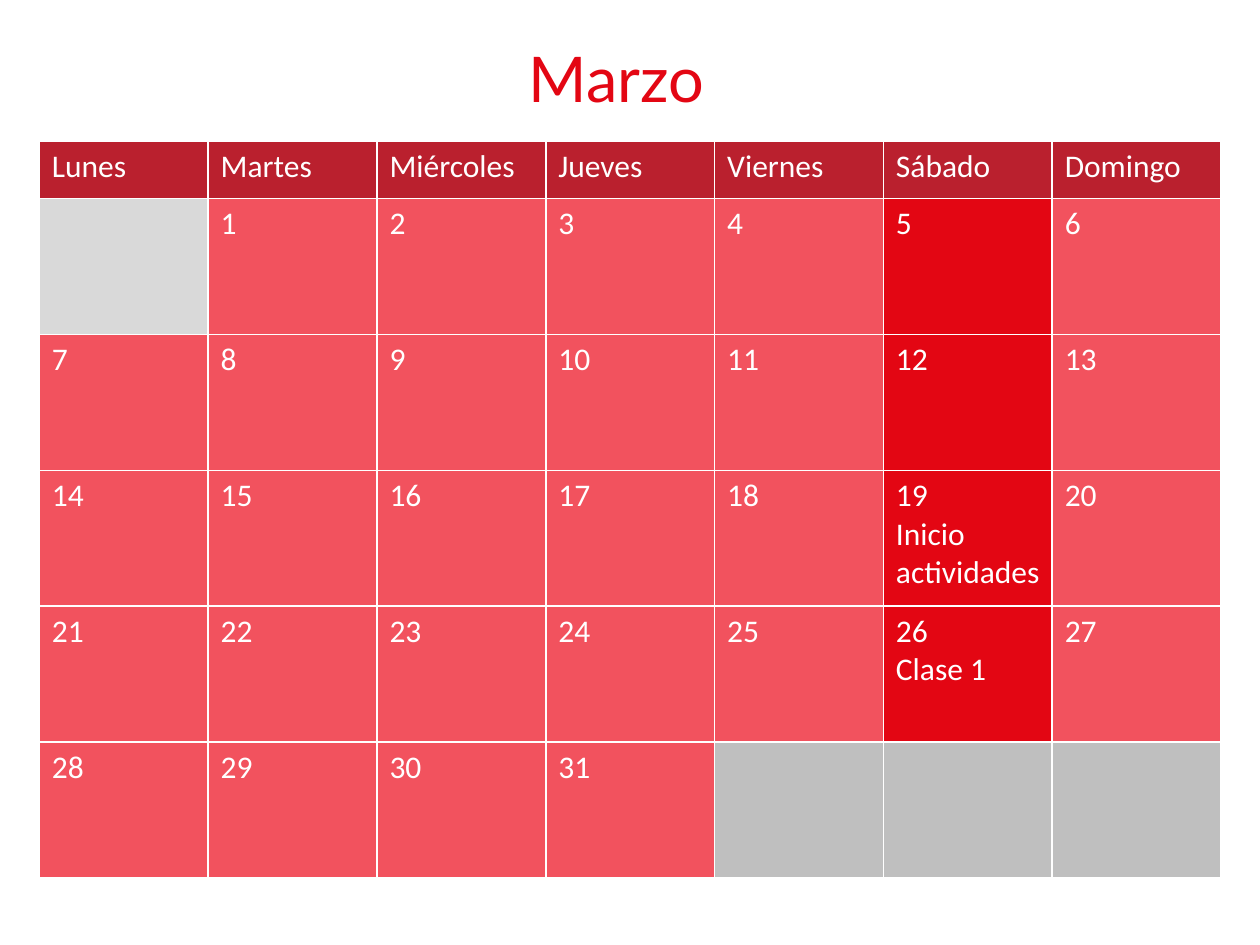
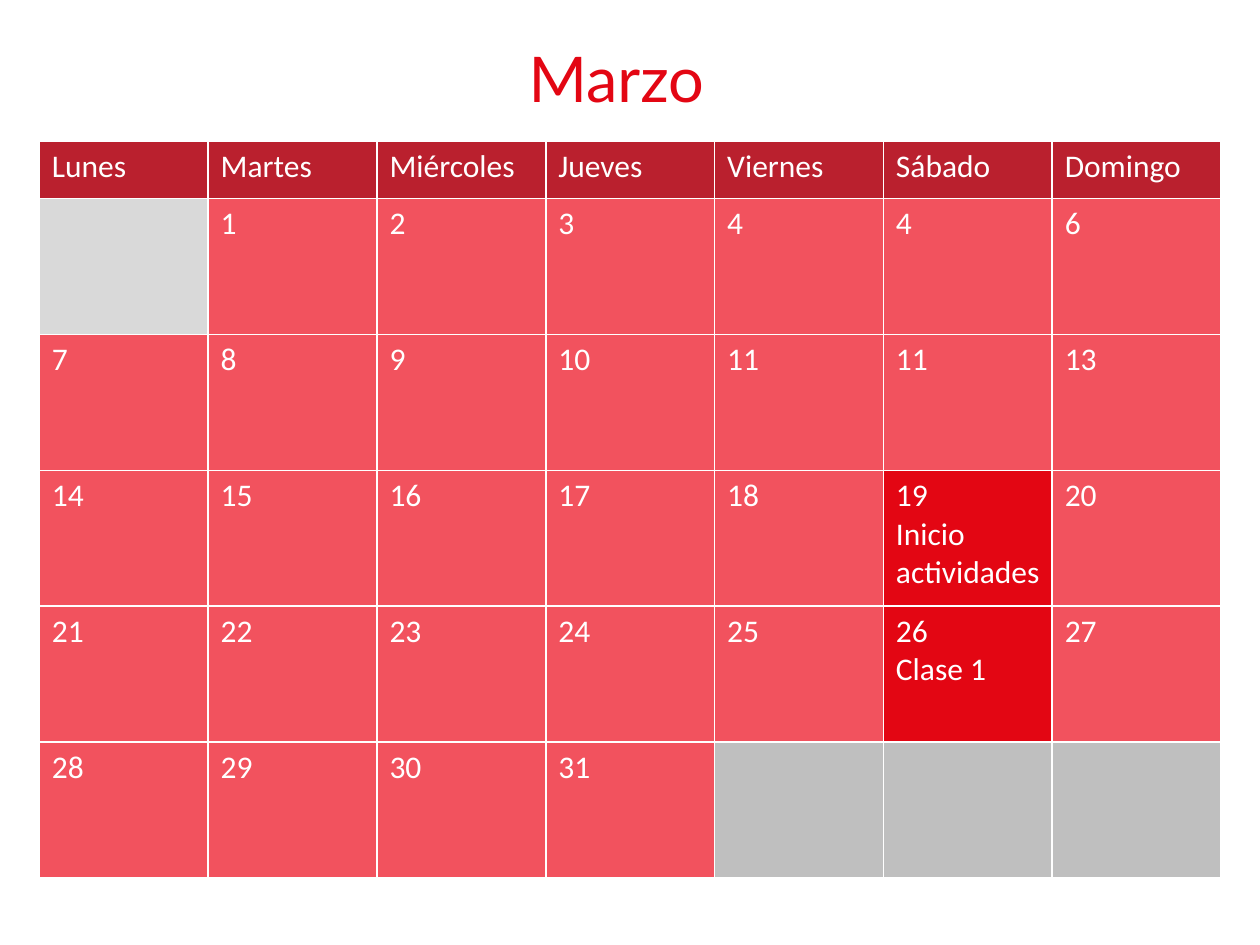
Before and after one commit to fvandeputte/Pagina-web-Trabun, a slide deck: slide 1 of calendario/calendario_trabun.pptx. Drawn at 1260x945 pixels with LibreOffice and Linux fonts; fonts in the diff are those of the drawing. Boxes give left, top, right and bottom in pixels: in the first picture for what was removed or moved away, otherwise in the second. Text is boxed around its words. In the diff, an @@ line names an element or a change of style, - is before the commit and + after.

```diff
--- a/calendario/calendario_trabun.pptx
+++ b/calendario/calendario_trabun.pptx
@@ table at box(39, 141, 1221, 878) @@
-row 2, column 6: 5
+row 2, column 6: 4
-row 3, column 6: 12
+row 3, column 6: 11
@@ fill #E30613 to #F2525E in 2 cells @@
```
Also in this commit, not shown: 2 other files.
